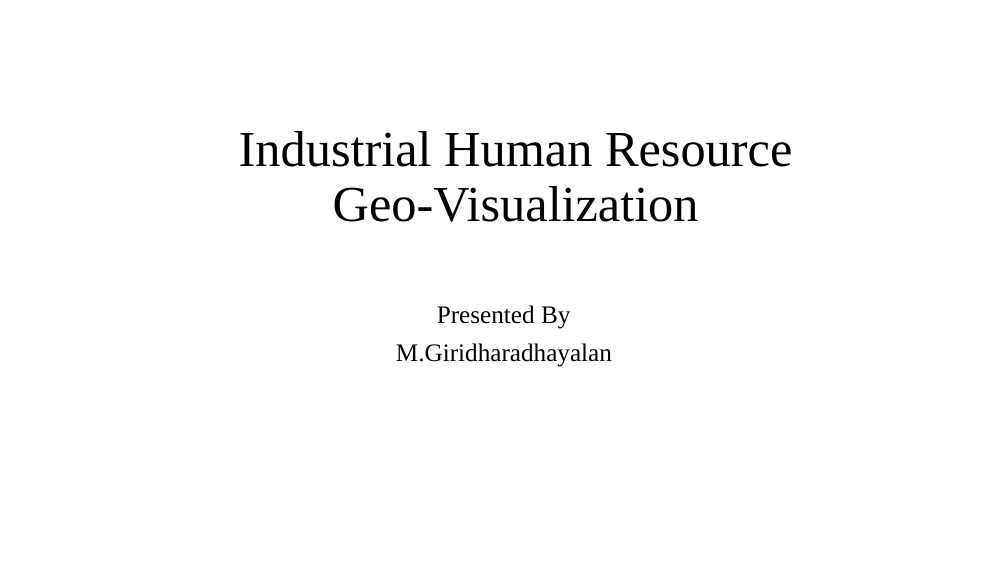
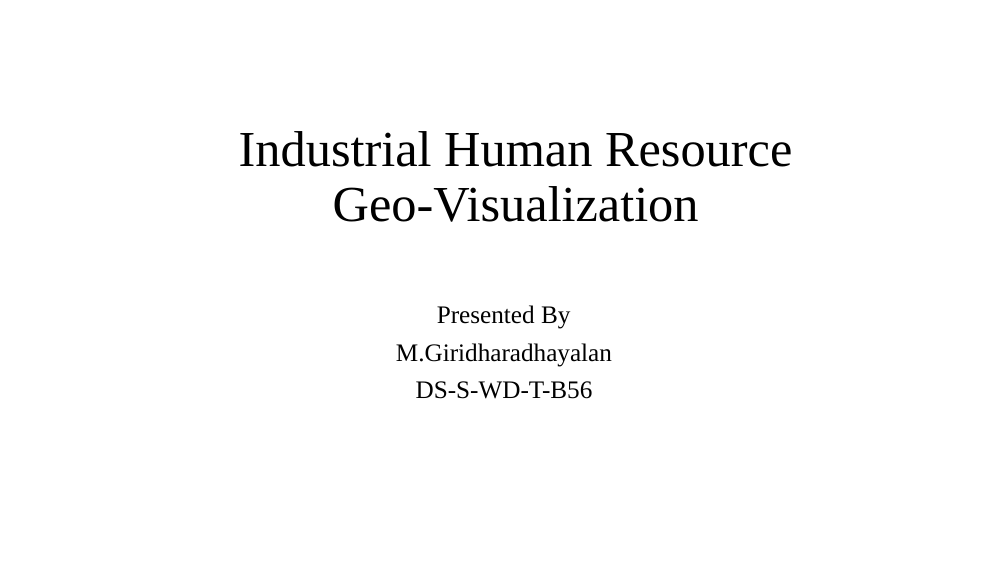
Before and after one commit to M-Giridharadhayalan/Industrial-Human-Resource-Geo-Visualization, a slide deck: slide 1 of IHR_GEO_Presentation.pptx. Drawn at 1008x567 pixels with LibreOffice and Linux fonts; fonts in the diff are those of the drawing. Boxes give left, top, right and bottom in pixels: in the first picture for what was removed or moved away, otherwise in the second. Text is boxed around its words. In the diff, an @@ line names an element or a change of style, - is before the commit and + after.

```diff
--- a/IHR_GEO_Presentation.pptx
+++ b/IHR_GEO_Presentation.pptx
@@ subtitle at box(416, 381, 593, 399): paragraph added @@
+DS-S-WD-T-B56
```
